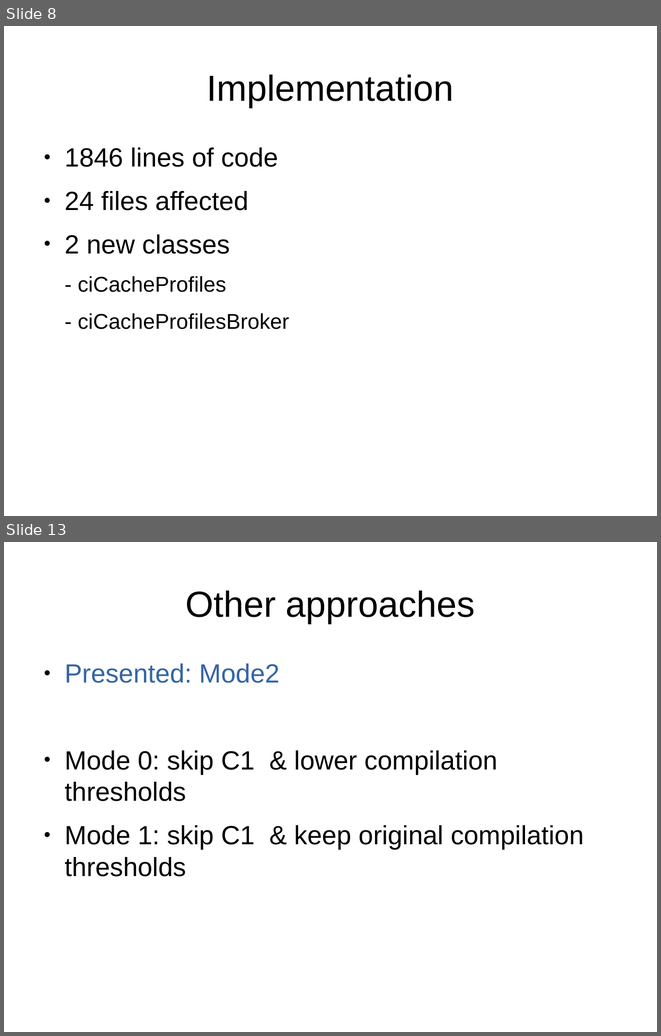
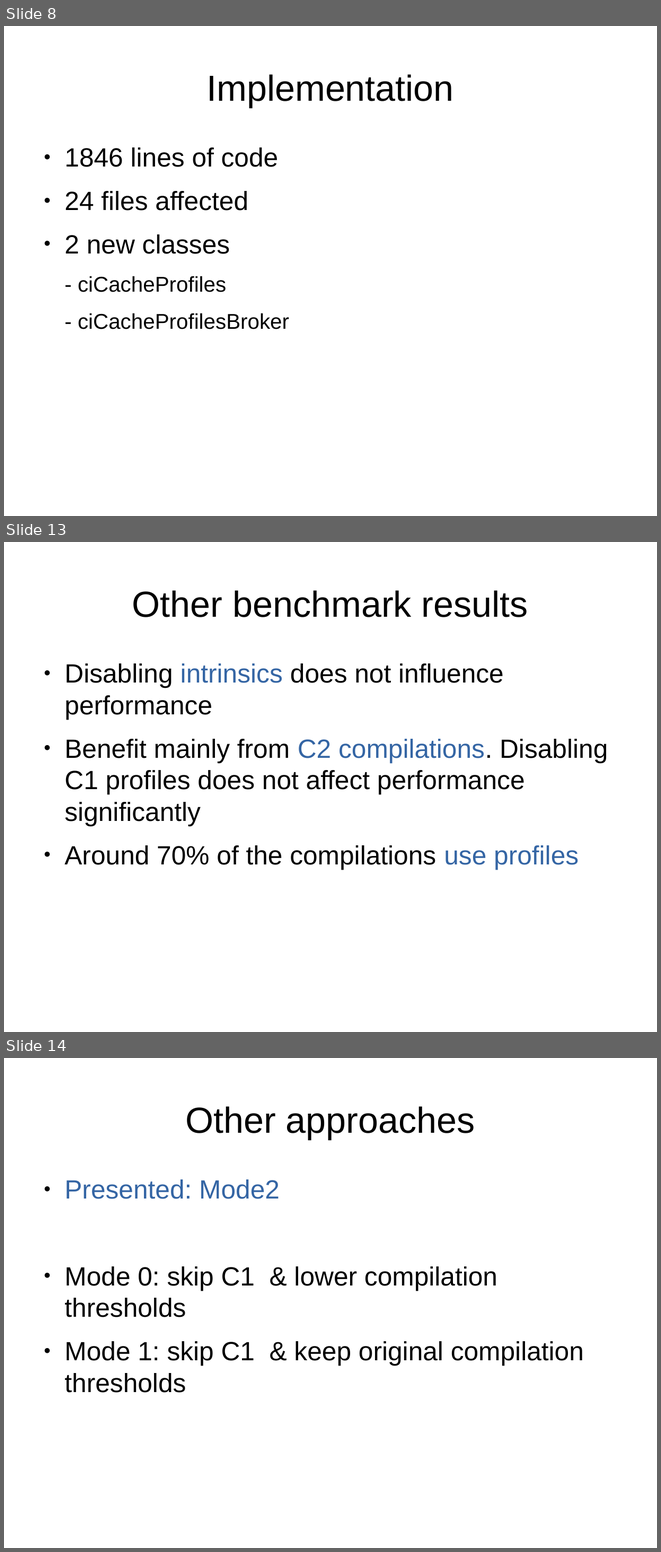
Before and after one commit to mohlerm/hotspot, a slide deck: presentation/profile_caching_mohlerm_presentation.odp. Shown one above the other, each under a label of ours: slides 8 and 13 before the commit, slides 8, 13 and 14 after it; the slides between them are not shown. The pictures are 661x1036 and 661x1552 pixels, drawn with LibreOffice and Linux fonts; fonts in the diff are those of the drawing. Boxes give left, top, right and bottom in pixels: in the first picture for what was removed or moved away, otherwise in the second. Text is boxed around its words. In the diff, an @@ line names an element or a change of style, - is before the commit and + after.

```diff
--- a/presentation/profile_caching_mohlerm_presentation.odp
+++ b/presentation/profile_caching_mohlerm_presentation.odp
@@ slide 13 added at <box>4,542,657,1032</box>, background #FFFFFF @@
@@ title added at <box>132,590,528,617</box>, 44 pt, text #000000 @@
+Other benchmark results
@@ text added at <box>64,663,608,869</box>, 32 pt, text #000000 @@
+● Disabling intrinsics does not influence performance
+● Benefit mainly from C2 compilations. Disabling C1 profiles does not affect performance significantly
+● Around 70% of the compilations use profiles
@@ what was slide 13 is now slide 14 @@
```
Also in this commit, not shown: 6 slides changed, 30 other files.
